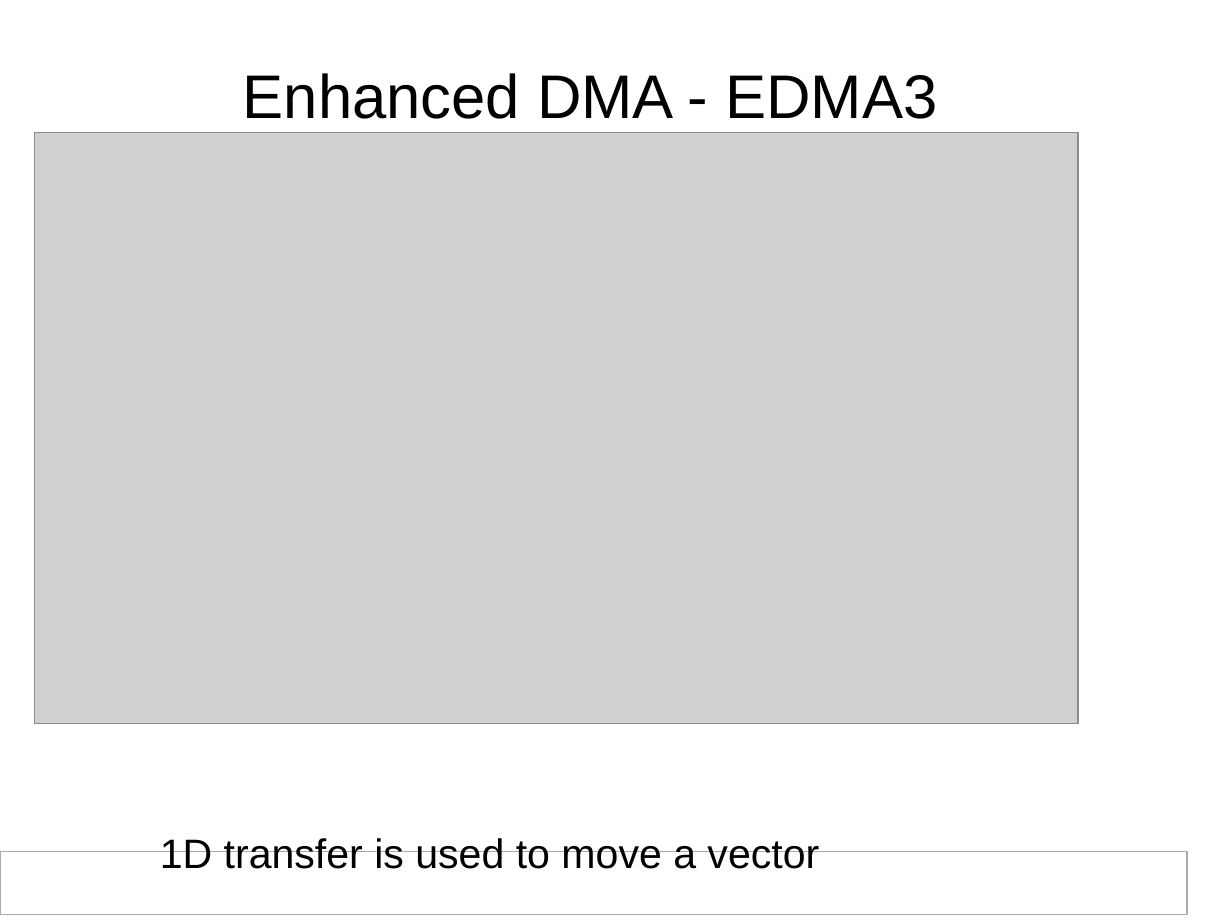
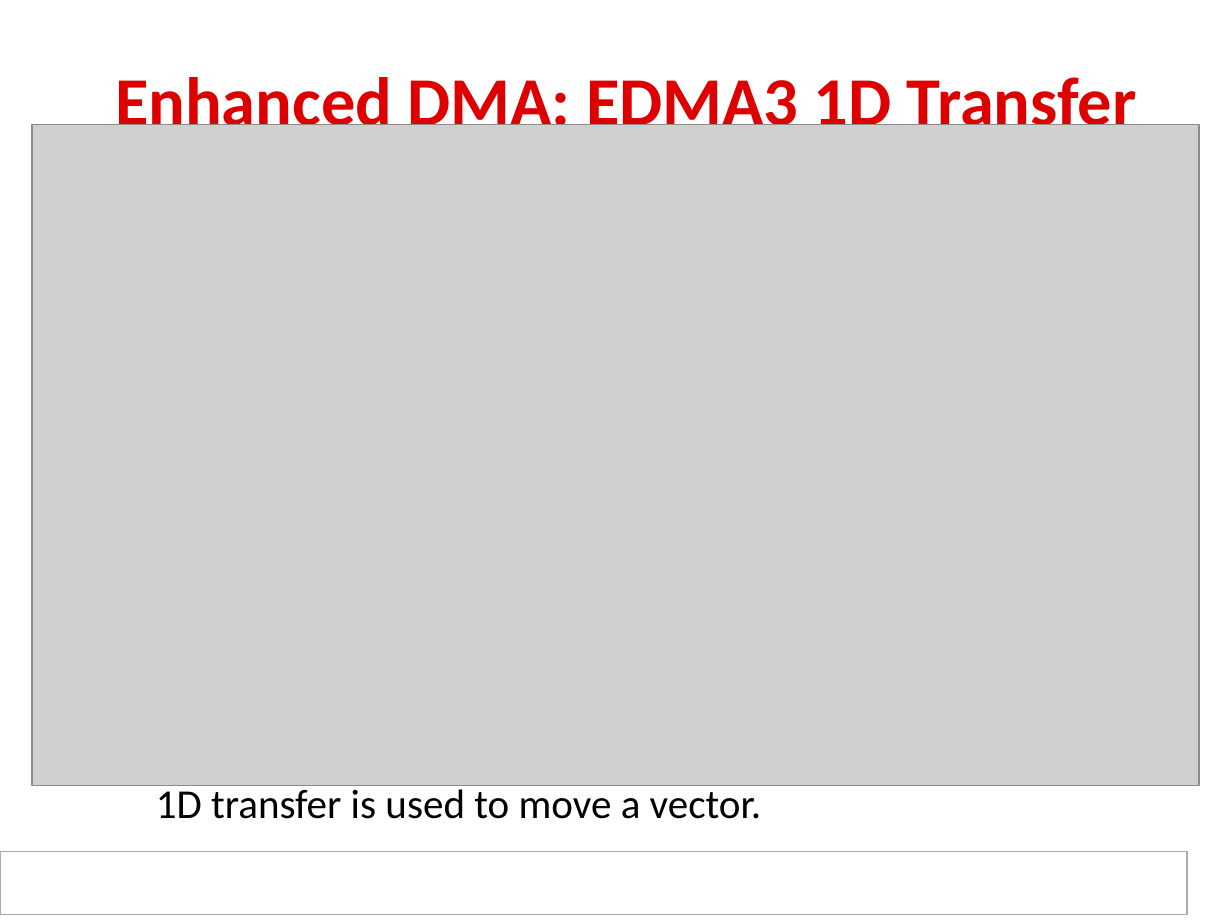
Before and after one commit to hari1989/keystone-workshop, a slide deck: slide 12 of slides/KeyStone SoC Architecture.pptx. Drawn at 1232x924 pixels with LibreOffice and Linux fonts; fonts in the diff are those of the drawing; grey boxes stand for pictures; background and template pictures are left out. Boxes give left, top, right and bottom in pixels: in the first picture for what was removed or moved away, otherwise in the second. Text is boxed around its words. In the diff, an @@ line names an element or a change of style, - is before the commit and + after.

Commit message:
Revised/formatted EDMA3 graphics/slides. RJH

```diff
--- a/slides/KeyStone SoC Architecture.pptx
+++ b/slides/KeyStone SoC Architecture.pptx
@@ text at (115, 69, 1136, 125): text changed; size 36 to 40 pt; font Arial to Calibri; text colour #000000 to #DE0000; bold on @@
-Enhanced DMA - EDMA3
-1D transfer
+Enhanced DMA: EDMA3 1D Transfer
@@ picture: place and size @@
-picture at (34, 133, 1078, 724)
+picture at (32, 124, 1199, 786)
@@ text at (156, 784, 761, 819): text changed; font Arial to Calibri @@
-1D transfer is used to move a vector
+1D transfer is used to move a vector.
```
Also in this commit, not shown: 4 other slides changed.
